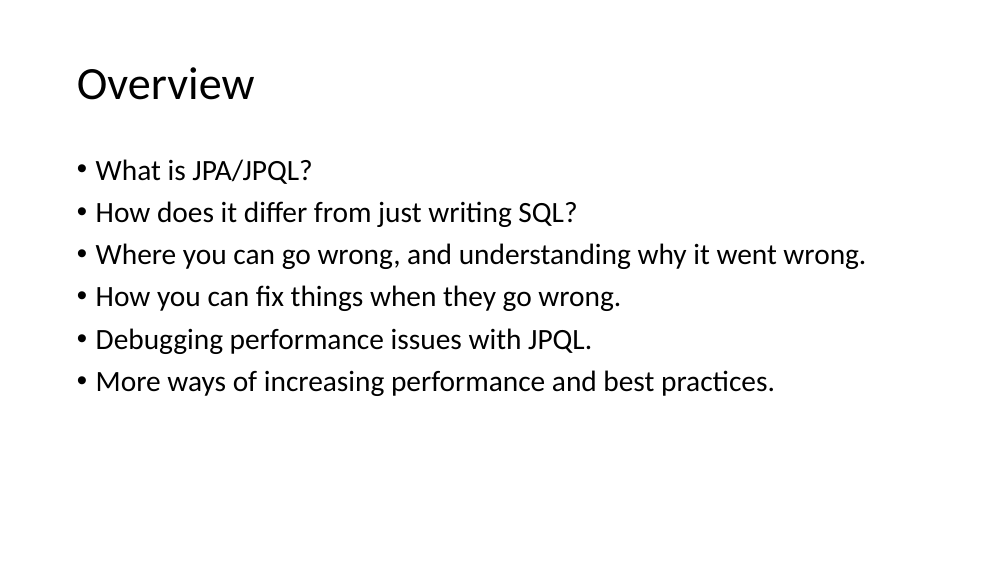
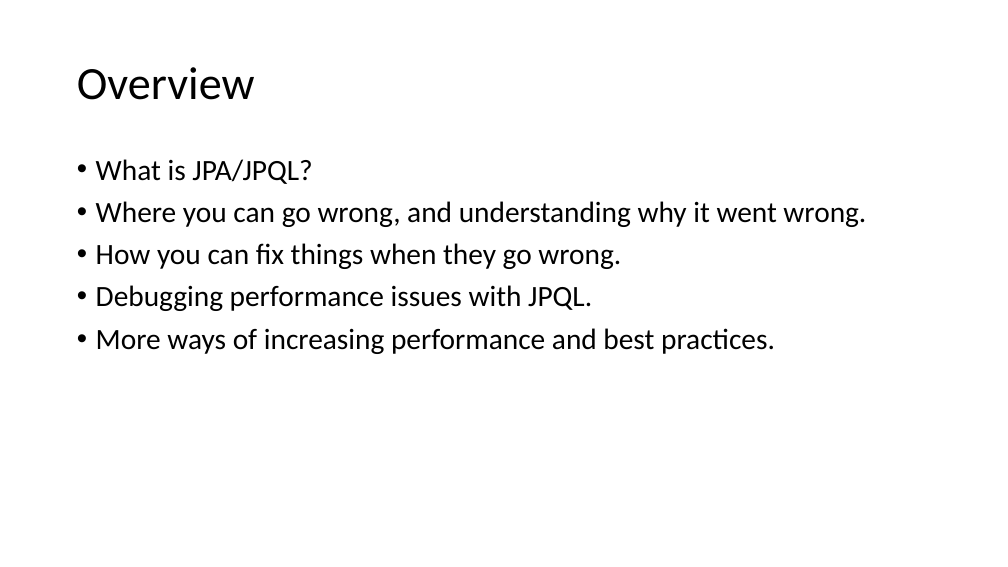
Before and after one commit to sfaria/jpa-demo, a slide deck: slide 2 of JPA-JPQL Query Performance.pptx. Drawn at 1008x567 pixels with LibreOffice and Linux fonts; fonts in the diff are those of the drawing. Boxes give left, top, right and bottom in pixels: in the first picture for what was removed or moved away, otherwise in the second. Text is boxed around its words. In the diff, an @@ line names an element or a change of style, - is before the commit and + after.

```diff
--- a/JPA-JPQL Query Performance.pptx
+++ b/JPA-JPQL Query Performance.pptx
@@ text at <box>96,201,577,227</box>: paragraph removed @@
-• How does it differ from just writing SQL?
```
Also in this commit, not shown: 2 other slides changed, 12 slides added, 3 slides removed.
